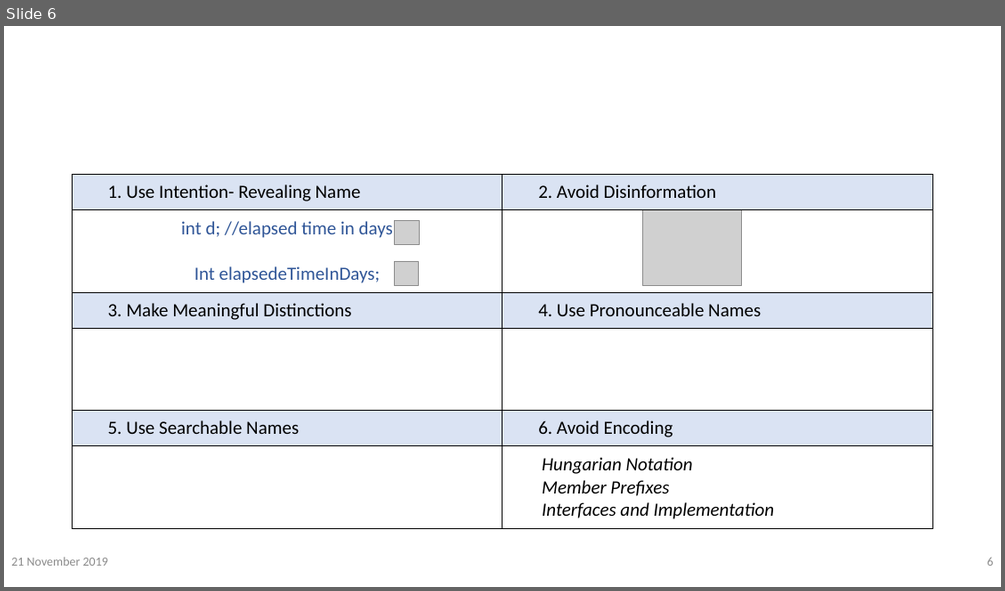
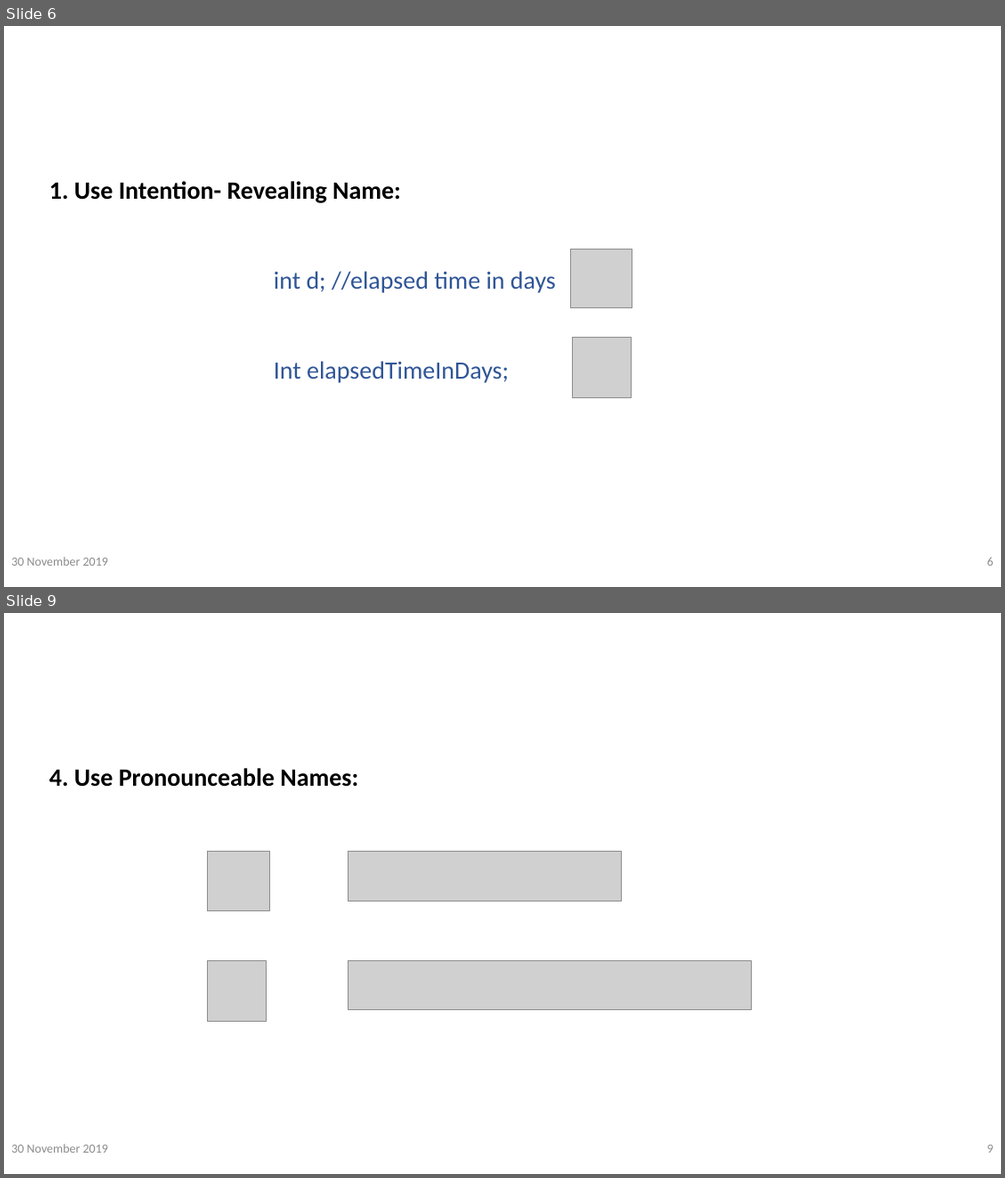
Before and after one commit to vinanti/Skills, a slide deck: PPT/Clean Code/Clean Code.pptx. Shown one above the other, each under a label of ours: slide 6 before the commit, slides 6 and 9 after it; the slides between them are not shown. The pictures are 1005x591 and 1005x1178 pixels, drawn with LibreOffice and Linux fonts; fonts in the diff are those of the drawing; grey boxes stand for pictures; background and template pictures are left out. Boxes give left, top, right and bottom in pixels: in the first picture for what was removed or moved away, otherwise in the second. Text is boxed around its words. In the diff, an @@ line names an element or a change of style, - is before the commit and + after.

```diff
--- a/PPT/Clean Code/Clean Code.pptx
+++ b/PPT/Clean Code/Clean Code.pptx
@@ slide 9 added at (4, 613, 1001, 1174), background picture (left out) @@
@@ text added at (73, 643, 777, 711), 48 pt, text #FFFFFF, bold @@
+Meaningful Name
@@ text added at (49, 768, 358, 787), 24 pt, text #000000, bold @@
+4. Use Pronounceable Names:
@@ picture added at (208, 852, 268, 910) @@
@@ picture added at (348, 852, 622, 901) @@
@@ picture added at (208, 961, 267, 1022) @@
@@ picture added at (348, 961, 752, 1010) @@
@@ text added at (11, 1143, 108, 1152), 12 pt, text #8C8C8C @@
+30 November 2019
@@ page number added at (987, 1144, 993, 1152), 12 pt, text #8C8C8C @@
+9
@@ slide 6 changed as well @@
@@ text added at (49, 181, 556, 383), 24 pt, text #2F5597 @@
+1. Use Intention- Revealing Name:
+int d; //elapsed time in days
+Int elapsedTimeInDays;
@@ table removed at (72, 174, 933, 528), 6 rows, 2 columns @@
-1. Use Intention- Revealing Name | 2. Avoid Disinformation
-int d; //elapsed time in days / Int elapsedeTimeInDays; | 
-3. Make Meaningful Distinctions | 4. Use Pronounceable Names
- | 
-5. Use Searchable Names | 6. Avoid Encoding
- | Hungarian Notation / Member Prefixes / Interfaces and Implementation
@@ picture removed at (643, 209, 742, 286) @@
@@ picture: place and size @@
-picture at (395, 220, 419, 244)
+picture at (571, 248, 632, 308)
@@ picture: place and size @@
-picture at (395, 261, 418, 285)
+picture at (573, 338, 631, 398)
@@ text at (11, 556, 108, 565): text changed @@
-21 November 2019
+30 November 2019
```
Also in this commit, not shown: 19 other slides changed, 31 other slides added, 1 other file.
